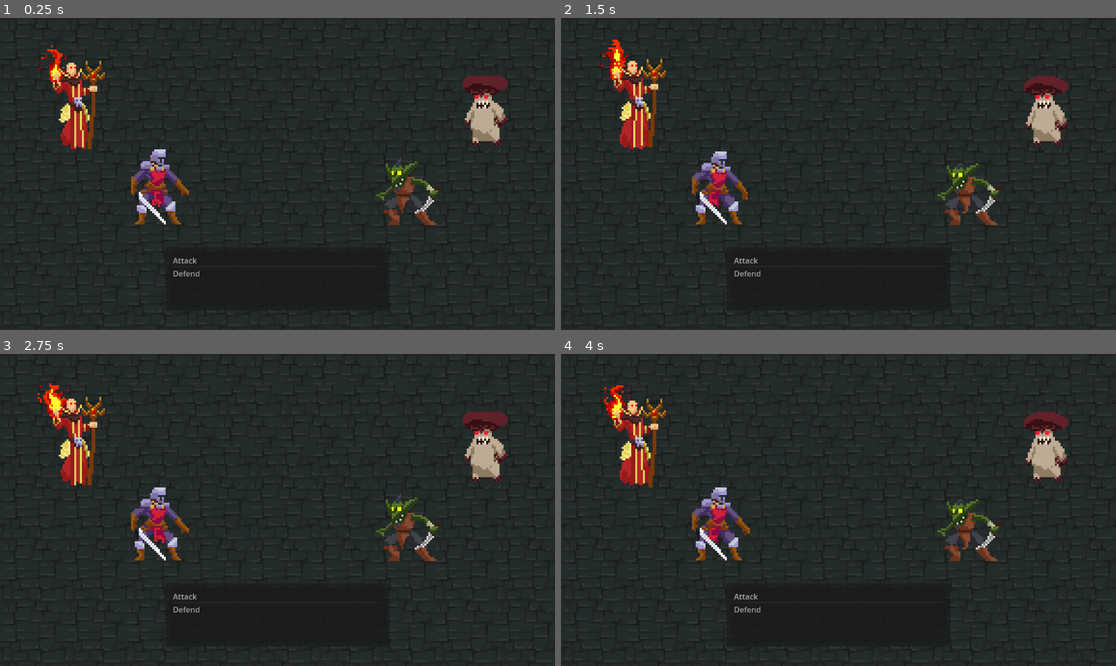
Above: before the commit, frames 1-4 (two rows, left to right).
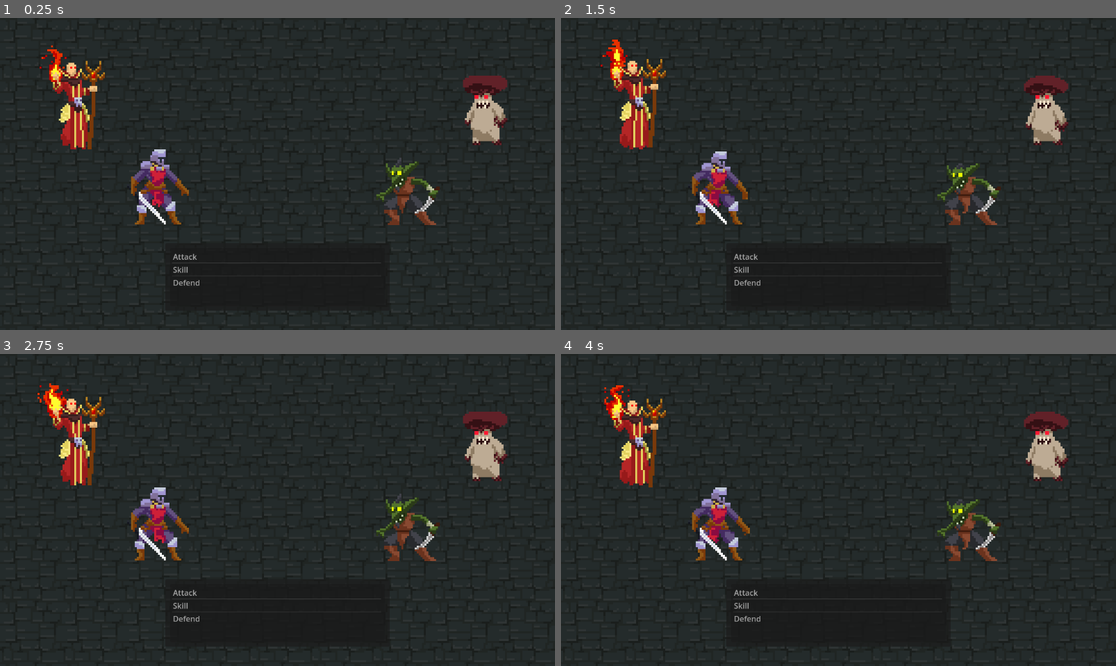
Above: after the commit, the same moments.

Repository: cheskya/ISCS3014-Project4
Game: Godot game, scene res://scenes/game.tscn
Same seed, same stepped clock (60 frames per second), same inputs: the game is played once before the commit and once after it.
Inputs:
- Up to frame 1 (0.25 s): no input
- Up to frame 2 (1.5 s): tap Enter (ui_accept) at 0.5, 0.77 s; hold Right (ui_right) from 0.53 s (still down)
- Up to frame 3 (2.75 s): tap Enter (ui_accept) at 1.52 s; release Right (ui_right) at 2.03 s; hold Left (ui_left) from 2.03 s (still down)
- Up to frame 4 (4 s): release Left (ui_left) at 2.78 s; hold Right (ui_right) from 2.78 s (still down); tap Enter (ui_accept) at 3.02, 3.77 s

The runs differ from the first frame. In frame 1, 0.3% of the frame differs, in the area x 31-69%, y 75-86%; in frame 2, 0.3%; in frame 3, 0.3%; in frame 4, 0.3%.

Commit message:
Add UI menu functionality

Diff:
--- /dev/null
+++ b/scenes/ui.gd
@@ -0,0 +1,42 @@
+extends CanvasLayer
+
+@onready var action_list = $PanelContainer/MarginContainer/ActionList
+@onready var attack_list = $PanelContainer/MarginContainer/AttackList
+@onready var skills_list = $PanelContainer/MarginContainer/SkillsList
+
+# Called when the node enters the scene tree for the first time.
+func _ready() -> void:
+	pass
+
+# Called every frame. 'delta' is the elapsed time since the previous frame.
+func _process(delta: float) -> void:
+	pass
+
+
+func _on_action_list_item_clicked(index: int, at_position: Vector2, mouse_button_index: int) -> void:
+	if (index == 0): # select attack menu
+		action_list.hide()
+		if (attack_list.is_anything_selected() == true):
+			attack_list.deselect_all()
+		attack_list.show()
+	elif (index == 1): # select skills menu
+		action_list.hide()
+		if (skills_list.is_anything_selected() == true):
+			skills_list.deselect_all()
+		skills_list.show()
+
+
+func _on_attack_list_item_clicked(index: int, at_position: Vector2, mouse_button_index: int) -> void:
+	if (index == 0): # select go back to actions menu
+		attack_list.hide()
+		if (action_list.is_anything_selected() == true):
+			action_list.deselect_all()
+		action_list.show()
+
+
+func _on_skills_list_item_clicked(index: int, at_position: Vector2, mouse_button_index: int) -> void:
+	if (index == 0): # select go back to actions menu
+		skills_list.hide()
+		if (action_list.is_anything_selected() == true):
+			action_list.deselect_all()
+		action_list.show()
--- a/scenes/ui.tscn
+++ b/scenes/ui.tscn
@@ -1,6 +1,9 @@
-[gd_scene format=3 uid="uid://bbvlira0ldvkd"]
+[gd_scene load_steps=2 format=3 uid="uid://bbvlira0ldvkd"]
+
+[ext_resource type="Script" path="res://scenes/ui.gd" id="1_o0fgn"]
 
 [node name="UI" type="CanvasLayer"]
+script = ExtResource("1_o0fgn")
 
 [node name="PanelContainer" type="PanelContainer" parent="."]
 anchors_preset = 7
@@ -9,13 +12,11 @@
 anchor_right = 0.5
 anchor_bottom = 1.0
 offset_left = -233.0
-offset_top = -172.0
+offset_top = -180.0
 offset_right = 233.0
 offset_bottom = -40.0
 grow_horizontal = 2
 grow_vertical = 0
-size_flags_horizontal = 4
-size_flags_vertical = 4
 
 [node name="MarginContainer" type="MarginContainer" parent="PanelContainer"]
 layout_mode = 2
@@ -24,9 +25,31 @@
 theme_override_constants/margin_right = 10
 theme_override_constants/margin_bottom = 10
 
-[node name="ItemList" type="ItemList" parent="PanelContainer/MarginContainer"]
+[node name="ActionList" type="ItemList" parent="PanelContainer/MarginContainer"]
+layout_mode = 2
+allow_search = false
+item_count = 3
+item_0/text = "Attack"
+item_1/text = "Skill"
+item_2/text = "Defend"
+
+[node name="SkillsList" type="ItemList" parent="PanelContainer/MarginContainer"]
+visible = false
 layout_mode = 2
 allow_search = false
 item_count = 2
-item_0/text = "Attack"
-item_1/text = "Defend"
+item_0/text = "Back to Actions"
+item_1/text = "Wind Slash"
+
+[node name="AttackList" type="ItemList" parent="PanelContainer/MarginContainer"]
+visible = false
+layout_mode = 2
+allow_search = false
+item_count = 3
+item_0/text = "Back to Actions"
+item_1/text = "Slash"
+item_2/text = "Spin Attack"
+
+[connection signal="item_clicked" from="PanelContainer/MarginContainer/ActionList" to="." method="_on_action_list_item_clicked"]
+[connection signal="item_clicked" from="PanelContainer/MarginContainer/SkillsList" to="." method="_on_skills_list_item_clicked"]
+[connection signal="item_clicked" from="PanelContainer/MarginContainer/AttackList" to="." method="_on_attack_list_item_clicked"]
